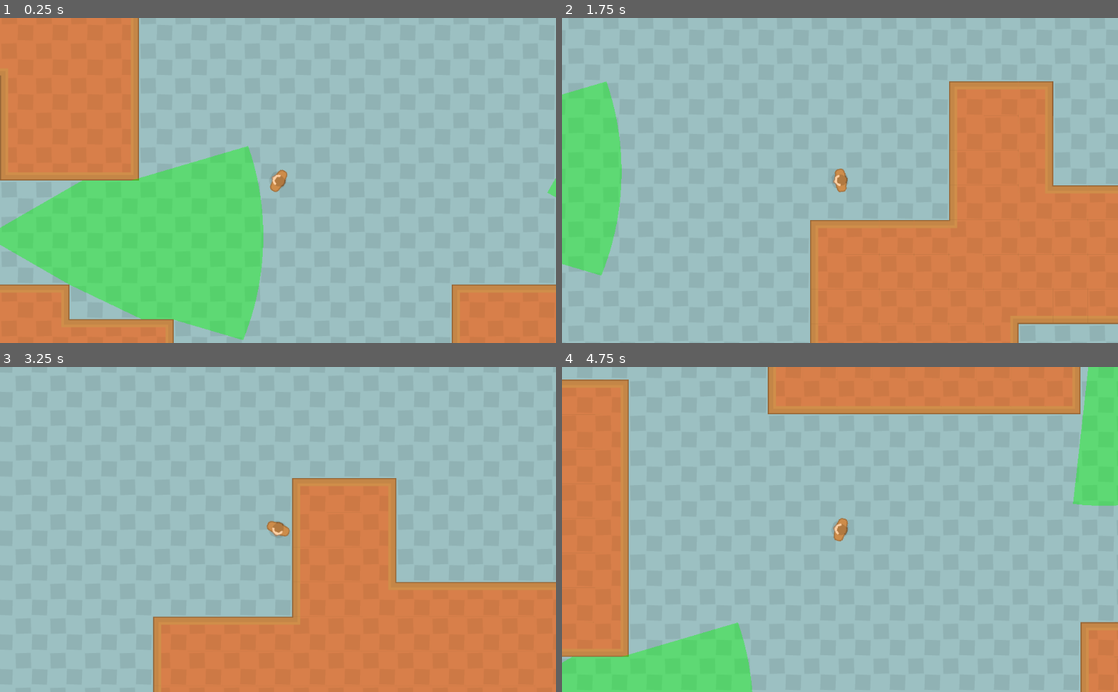
Above: before the commit, frames 1-4 (two rows, left to right).
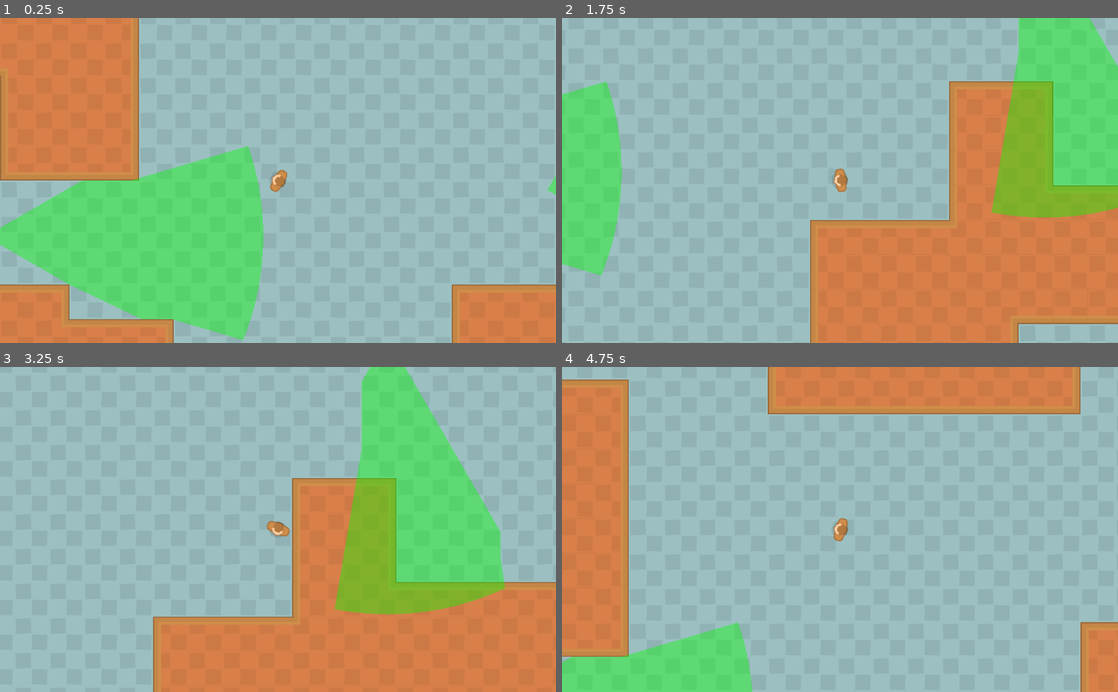
Above: after the commit, the same moments.

Repository: ChewieCB/LD52
Game: Godot game, scene res://src/levels/TestScene.tscn
Same seed, same stepped clock (60 frames per second), same inputs: the game is played once before the commit and once after it.
Inputs (mouse positions are in pixels of both pictures, inside the frame that each line leads up to):
- Up to frame 1 (0.25 s): no input
- Up to frame 2 (1.75 s): move the mouse to (962, 164) at 0.52 s; hold D (move_right) 0.53-1.28 s; move the mouse to (728, 196) at 1.27 s; hold S (move_down) from 1.28 s (still down)
- Up to frame 3 (3.25 s): move the mouse to (333, 458) at 2.02 s; release S (move_down) at 2.03 s; hold D (move_right) 2.03-2.78 s; move the mouse to (250, 594) at 2.77 s; hold W (move_up) from 2.78 s (still down)
- Up to frame 4 (4.75 s): move the mouse to (1006, 578) at 3.52 s; release W (move_up) at 3.53 s; hold A (move_left) from 3.53 s (still down); move the mouse to (673, 480) at 4.27 s

The runs differ from the first frame. In frame 1, less than 0.1% of the frame differs, in the area x 98-100%, y 48-56%; in frame 2, 12%; in frame 3, 15%, in the area x 60-91%, y 0-77%; in frame 4, 2.9%.

Commit message:
Minor tweaks to enemy speed and debug info

Diff:
--- a/src/enemy/BaseEnemy.tscn
+++ b/src/enemy/BaseEnemy.tscn
@@ -68,8 +68,13 @@
 width = 4.0
 
 [node name="StateLabel" type="Label" parent="."]
-margin_right = 40.0
-margin_bottom = 14.0
+margin_left = -39.0
+margin_top = -37.0
+margin_right = 41.0
+margin_bottom = -23.0
+text = "STATE LABEL"
+align = 1
+valign = 1
 
 [node name="DetectionArea" type="Area2D" parent="."]
 
--- a/src/enemy/states/_movement.gd
+++ b/src/enemy/states/_movement.gd
@@ -7,8 +7,8 @@
 # These should be fallback defaults
 # TODO: Make these null and raise an exception to indicate bad State extension
 #       to better separate movement vars.
-export var max_speed = 420
-export var move_speed = 210
+export var max_speed = 380
+export var move_speed = 190
 
 var velocity := Vector2.ZERO
 var input_direction = Vector2.ZERO
